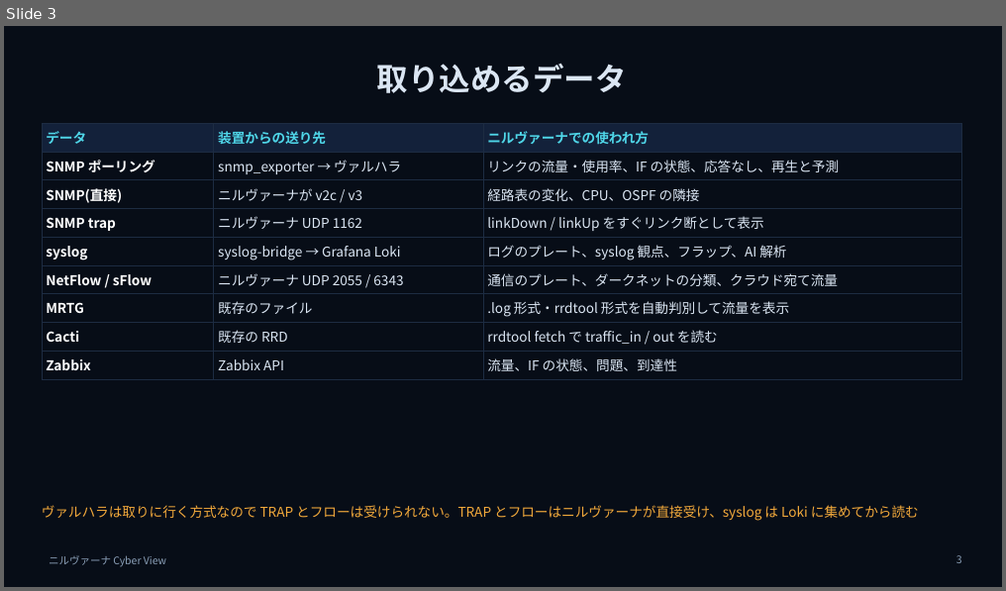
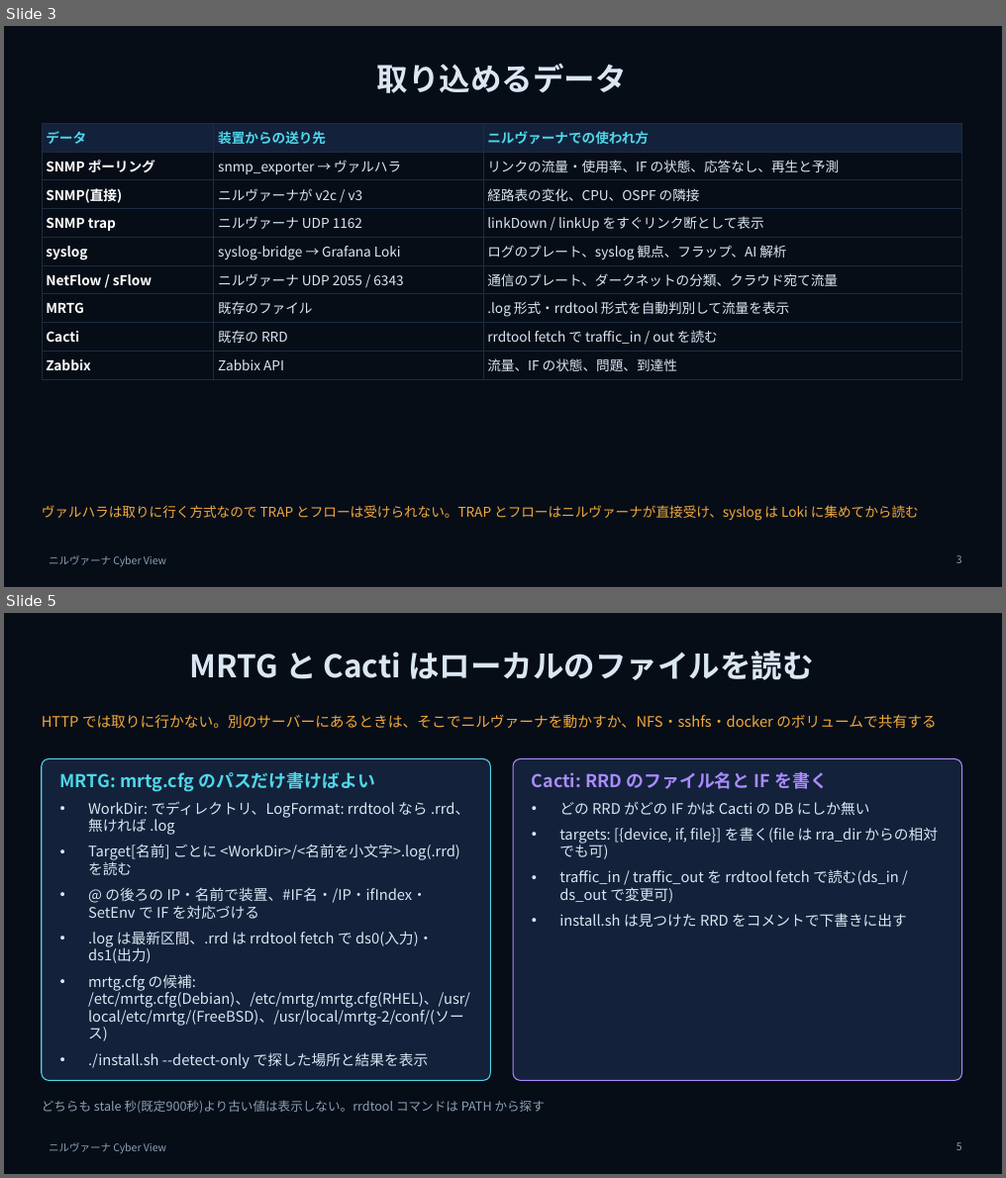
Before and after one commit to w-index-m/network-lab-emulator, a slide deck: docs/nirvana-introduction.pptx. Shown one above the other, each under a label of ours: slide 3 before the commit, slides 3 and 5 after it; the slides between them are not shown. The pictures are 1006x591 and 1006x1178 pixels, drawn with LibreOffice and Linux fonts; fonts in the diff are those of the drawing. Boxes give left, top, right and bottom in pixels: in the first picture for what was removed or moved away, otherwise in the second. Text is boxed around its words. In the diff, an @@ line names an element or a change of style, - is before the commit and + after.

```diff
--- a/docs/nirvana-introduction.pptx
+++ b/docs/nirvana-introduction.pptx
@@ slide 5 added at [4,613,1002,1174], background #070D17; not listed: 1 template element that a slide beside it also shows @@
@@ title added at [190,651,813,680], 30 pt, text #DBE6F3, bold @@
+MRTG と Cacti はローカルのファイルを読む
@@ text added at [42,714,937,729], 14 pt, text #F2A93B @@
+HTTP では取りに行かない。別のサーバーにあるときは、そこでニルヴァーナを動かすか、NFS・sshfs・docker のボリュームで共有する
@@ rounded rectangle added at [42,759,491,1081], fill #13213A, outline #4FD6E8 1 pt @@
@@ rounded rectangle added at [513,759,962,1081], fill #13213A, outline #A98BFF 1 pt @@
@@ text added at [60,771,470,1069], 14 pt, text #DBE6F3 @@
+MRTG: mrtg.cfg のパスだけ書けばよい
+• WorkDir: でディレクトリ、LogFormat: rrdtool なら .rrd、無ければ .log
+• Target[名前] ごとに <WorkDir>/<名前を小文字>.log(.rrd)を読む
+• @ の後ろの IP・名前で装置、#IF名・/IP・ifIndex・SetEnv で IF を対応づける
+• .log は最新区間、.rrd は rrdtool fetch で ds0(入力)・ds1(出力)
+• mrtg.cfg の候補: /etc/mrtg.cfg(Debian)、/etc/mrtg/mrtg.cfg(RHEL)、/usr/local/etc/mrtg/(FreeBSD)、/usr/local/mrtg-2/conf/(ソース)
+• ./install.sh --detect-only で探した場所と結果を表示
@@ text added at [532,771,938,928], 14 pt, text #DBE6F3 @@
+Cacti: RRD のファイル名と IF を書く
+• どの RRD がどの IF かは Cacti の DB にしか無い
+• targets: [{device, if, file}] を書く(file は rra_dir からの相対でも可)
+• traffic_in / traffic_out を rrdtool fetch で読む(ds_in / ds_out で変更可)
+• install.sh は見つけた RRD をコメントで下書きに出す
@@ text added at [42,1100,545,1113], 12 pt, text #8BA0B8 @@
+どちらも stale 秒(既定900秒)より古い値は表示しない。rrdtool コマンドは PATH から探す
@@ page number added at [956,1143,962,1151], 10 pt, text #8BA0B8 @@
+5
```
Also in this commit, not shown: 1 other slide added, 6 other files.
